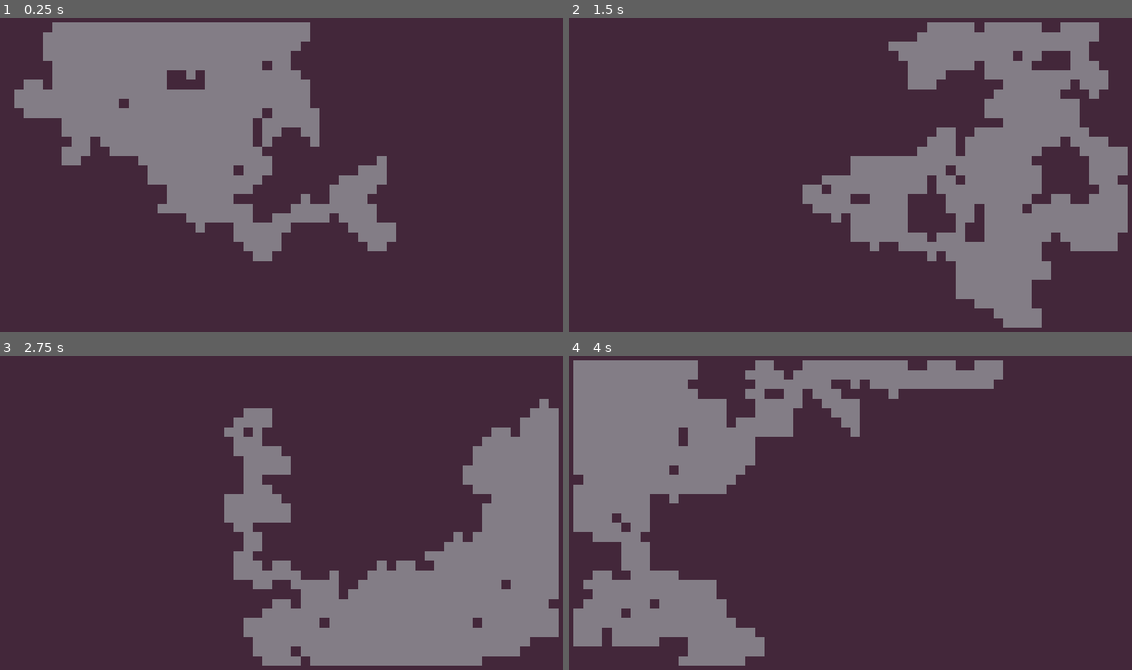
Above: before the commit, frames 1-4 (two rows, left to right).
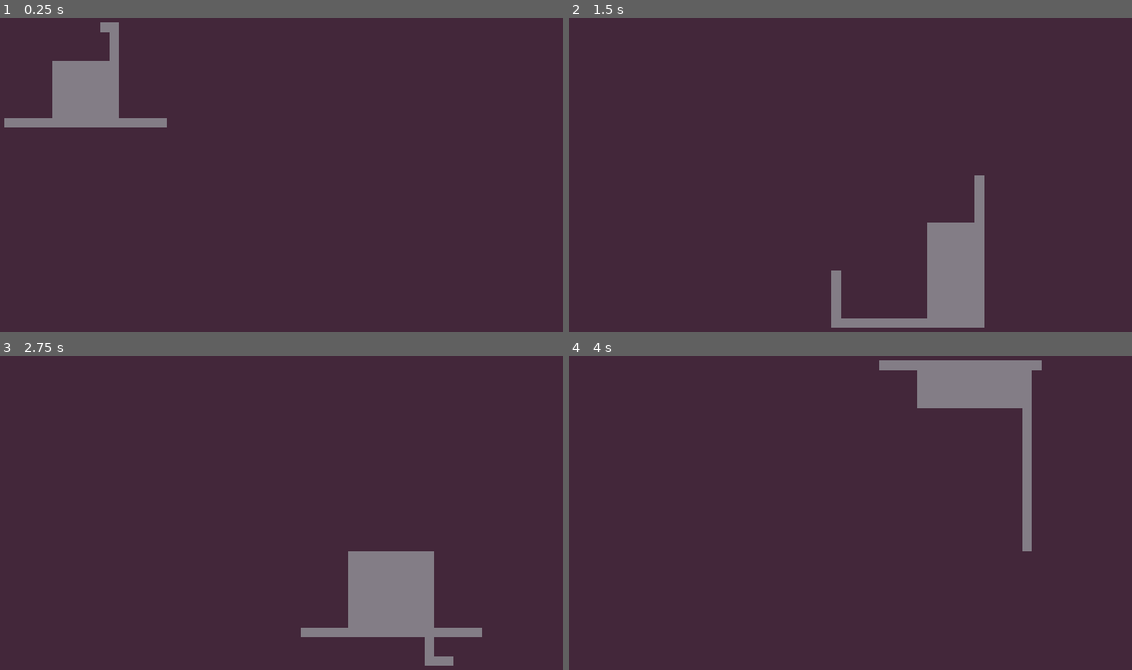
Above: after the commit, the same moments.

Repository: rkcf/gdDiggerDemo
Game: Godot game, scene res://scenes/DiggerManager.tscn
The game is run twice, just before and just after one commit, with the same random seed, the same clock (stepped at 60 frames per second) and the same inputs.
Inputs:
- Up to frame 1 (0.25 s): no input
- Up to frame 2 (1.5 s): tap Enter (ui_accept) at 0.5, 0.77, 1.25 s
- Up to frame 3 (2.75 s): tap Enter (ui_accept) at 1.52, 2 s
- Up to frame 4 (4 s): tap Enter (ui_accept) at 2.75, 3.02, 3.5, 3.77 s

The runs differ from the first frame. In frame 1, 23% of the frame differs, in the area x 0-71%, y 1-78%; in frame 2, 27%; in frame 3, 23%; in frame 4, 27%, in the area x 0-84%, y 1-99%.

Commit message:
add CorridorDigger

Diff:
--- a/project.godot
+++ b/project.godot
@@ -9,6 +9,11 @@
 config_version=4
 
 _global_script_classes=[ {
+"base": "Digger",
+"class": "CorridorDigger",
+"language": "GDScript",
+"path": "res://scenes/CorridorDigger.gd"
+}, {
 "base": "Node",
 "class": "Digger",
 "language": "GDScript",
@@ -18,10 +23,17 @@
 "class": "DiggerManager",
 "language": "GDScript",
 "path": "res://scenes/DiggerManager.gd"
+}, {
+"base": "Digger",
+"class": "RoomDigger",
+"language": "GDScript",
+"path": "res://scenes/RoomDigger.gd"
 } ]
 _global_script_class_icons={
+"CorridorDigger": "",
 "Digger": "",
-"DiggerManager": ""
+"DiggerManager": "",
+"RoomDigger": ""
 }
 
 [application]
--- /dev/null
+++ b/scenes/CorridorDigger.gd
@@ -0,0 +1,21 @@
+class_name CorridorDigger
+extends Digger
+
+
+var corridor_width: int = 1
+
+
+# Create a new Digger
+func spawn(starting_position: Vector2, new_boundary: Rect2, new_map: TileMap) -> void:
+	randomize()
+	print("Spawning new Corridor Digger")
+	self.position = starting_position
+	self.boundary = new_boundary
+	self.tile_map = new_map
+
+	# Corridor specific settings
+	self.life_length = 5
+	self.max_steps_to_turn = 15
+
+	# get an initial direction facing
+	turn()
--- a/scenes/Digger.gd
+++ b/scenes/Digger.gd
@@ -10,8 +10,8 @@
 var dig_history: Array = [] # A list of positions the Digger has dug
 var boundary: Rect2 # The limits of where the Digger can go
 var steps_since_turn: int # number of steps since Digger last turned
-var max_steps_to_turn: int # maximum number of steps until turn
-var life_length: int = 500 # number of tiles to dig before destructing
+var max_steps_to_turn: int = 2 # maximum number of steps until turn
+var life_length: int = 300 # number of tiles to dig before destructing
 var tile_map: TileMap
 
 # Create a new Digger
@@ -25,7 +25,7 @@
 	turn()
 	# Always dig out the starting tile
 	dig()
-	live()
+
 
 # Main running loop fod Digger
 func live() -> void:
--- a/scenes/DiggerManager.gd
+++ b/scenes/DiggerManager.gd
@@ -21,10 +21,11 @@
 # Main level generation function
 func generate_level() -> void:
 	# Spawn an initial room digger
-	var digger: Digger = Digger.new()
+	var digger: RoomDigger = RoomDigger.new()
 	# Get a random starting location
 	var start_position: Vector2 = Vector2(round(rand_range(1, max_width - 1)), round(rand_range(1, max_height - 1)))
 	digger.spawn(start_position, level_boundary, tile_map)
+	digger.live()
 
 # Reload the scene tree
 func reload() -> void:
--- a/scenes/RoomDigger.gd
+++ b/scenes/RoomDigger.gd
@@ -4,11 +4,21 @@
 
 var max_room_size: int = 15
 var min_room_size: int = 4
+var n_corridor_diggers: int # number of corridor diggers to spawn on death
 
 
 func live() -> void:
 	dig_room()
 	destroy()
+
+
+func destroy() -> void:
+	# spawn between 1 and 4 corridor diggers
+	self.n_corridor_diggers = round(rand_range(0, 4))
+	for i in range(n_corridor_diggers):
+		spawn_corridor_digger()
+	# destroy self
+	queue_free()
 
 
 func dig_room() -> void:
@@ -23,3 +33,9 @@
 			if self.boundary.has_point(next_dig):
 				self.position = next_dig
 				dig()
+
+
+func spawn_corridor_digger() -> void:
+	var digger = CorridorDigger.new()
+	digger.spawn(self.position, self.boundary, self.tile_map)
+	digger.live()
